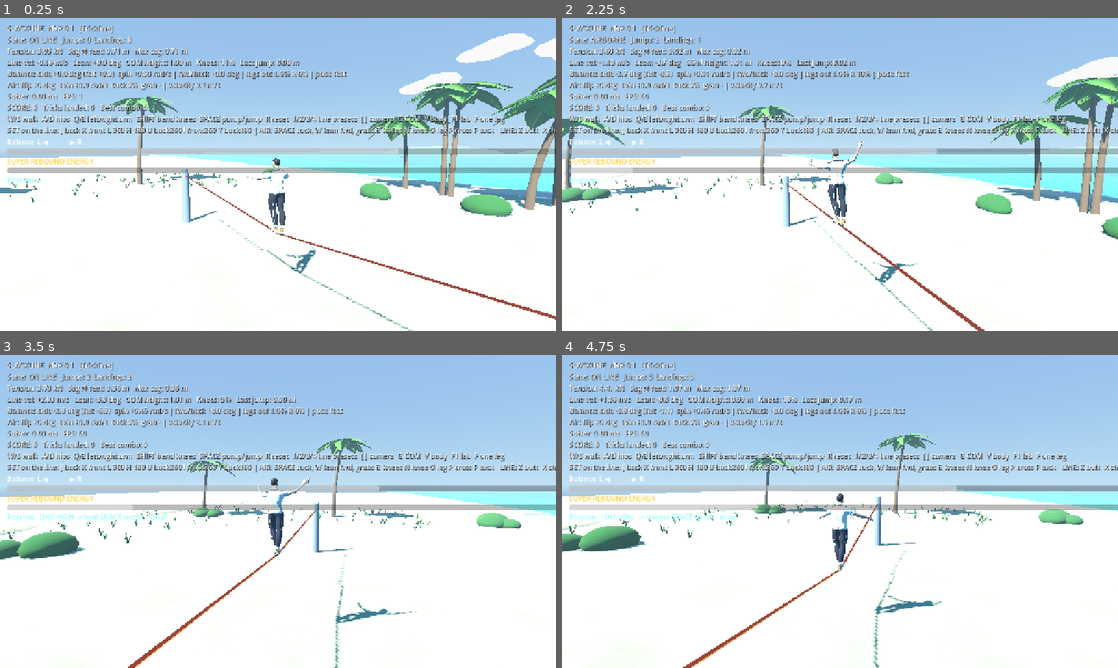
Above: before the commit, frames 1-4 (two rows, left to right).
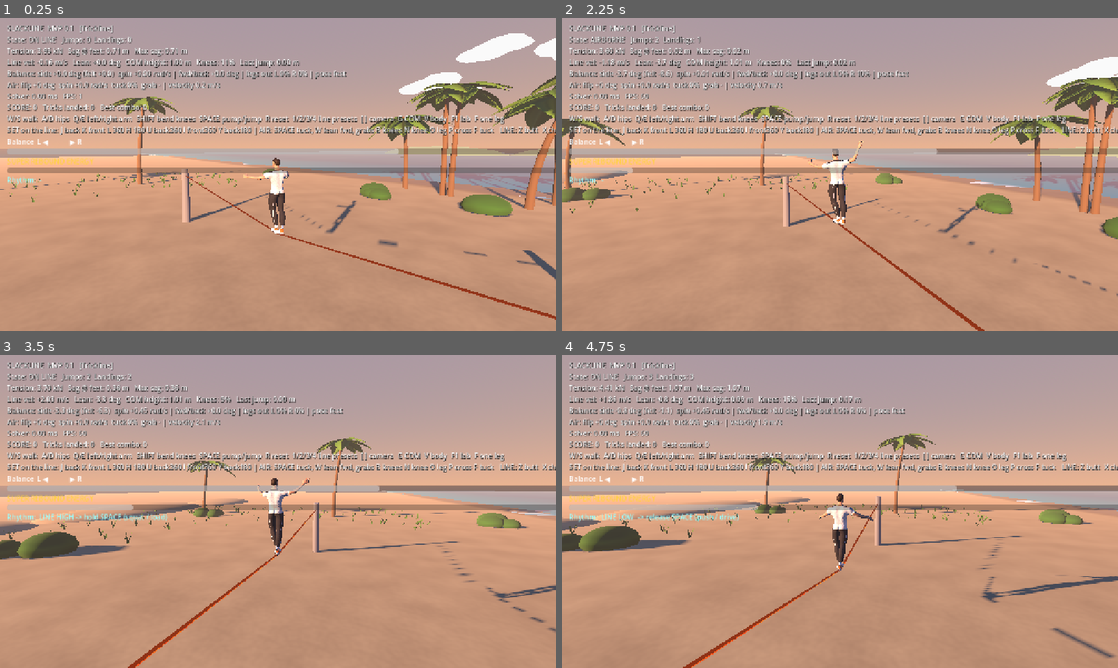
Above: after the commit, the same moments.

Repository: michaelemur/slackline
Game: Godot game, scene res://scenes/main.tscn
Two runs of this game, one before a commit and one after it. Both use one fixed random seed, a clock stepped at 60 frames per second and the inputs below.
Inputs (mouse positions are in pixels of both pictures, inside the frame that each line leads up to):
- Up to frame 1 (0.25 s): no input
- Up to frame 2 (2.25 s): tap Enter at 0.5 s; move the mouse to (962, 158) at 0.52 s; hold E (arm_right) 0.53-1.25 s; hold Space (body_tuck) 0.53-1.25 s; click (962, 158) at 0.67 s; drag from (728, 190) to (812, 237) at 1.27 s; move the mouse to (895, 105) at 2.02 s; hold E (arm_right) from 2.03 s (still down); hold ] (cam_orbit_right) from 2.03 s (still down)
- Up to frame 3 (3.5 s): release E (arm_right) at 2.75 s; release ] (cam_orbit_right) at 2.75 s; drag from (250, 574) to (111, 464) at 2.77 s
- Up to frame 4 (4.75 s): move the mouse to (1006, 558) at 3.52 s; hold Q (arm_left) 3.53-4.25 s; tap K (flip_front) at 3.6 s; drag from (673, 464) to (756, 433) at 4.27 s

The runs differ from the first frame. In frame 1, 95% of the frame differs, in the area x 0-100%, y 0-100%; in frame 2, 96%; in frame 3, 97%; in frame 4, 97%.

Commit message:
Warm the beach lighting and fix foam shader

Diff:
--- a/scripts/world/beach_environment.gd
+++ b/scripts/world/beach_environment.gd
@@ -41,7 +41,7 @@
 void fragment() {
 	float d = clamp((wpos.z - shore_z) / 30.0, 0.0, 1.0);
 	ALBEDO = mix(shallow, deep, d);
-	float foam = smoothstep(1.6, 0.0, wpos.z - shore_z) * (0.6 + 0.4 * sin(wpos.x * 1.7 + TIME * 2.0));
+	float foam = (1.0 - smoothstep(0.0, 1.6, wpos.z - shore_z)) * (0.6 + 0.4 * sin(wpos.x * 1.7 + TIME * 2.0));
 	ALBEDO = mix(ALBEDO, vec3(0.95), clamp(foam, 0.0, 1.0) * 0.8);
 	ROUGHNESS = 0.08;
 	METALLIC = 0.0;
@@ -122,6 +122,18 @@
 	return 24.0 + maxf(0.0, length - 15.0) * 0.05
 
 
+static func golden_hour_palette() -> Dictionary:
+	return {
+		"sun_elevation_degrees": 14.0,
+		"sun_color": Color(1.0, 0.72, 0.48),
+		"sky_top": Color(0.12, 0.26, 0.48),
+		"sky_horizon": Color(0.92, 0.53, 0.33),
+		"ground_horizon": Color(0.56, 0.31, 0.25),
+		"ground_bottom": Color(0.14, 0.20, 0.30),
+		"fog": Color(0.82, 0.68, 0.61),
+	}
+
+
 static func clearance_to_line(point: Vector3, length: float) -> float:
 	var closest_x := clampf(point.x, 0.0, maxf(length, 0.0))
 	return Vector2(point.x - closest_x, point.z).length()
@@ -180,14 +192,15 @@
 # ---------------------------------------------------------------------------
 
 func _build_sky() -> void:
+	var palette := golden_hour_palette()
 	var env := WorldEnvironment.new()
 	var e := Environment.new()
 	var sky := Sky.new()
 	var sm := ProceduralSkyMaterial.new()
-	sm.sky_top_color = Color(0.16, 0.42, 0.82)
-	sm.sky_horizon_color = Color(0.62, 0.80, 0.95)
-	sm.ground_horizon_color = Color(0.62, 0.80, 0.95)
-	sm.ground_bottom_color = Color(0.20, 0.35, 0.50)
+	sm.sky_top_color = palette["sky_top"]
+	sm.sky_horizon_color = palette["sky_horizon"]
+	sm.ground_horizon_color = palette["ground_horizon"]
+	sm.ground_bottom_color = palette["ground_bottom"]
 	sm.sun_angle_max = 20.0
 	sky.sky_material = sm
 	sky.radiance_size = Sky.RADIANCE_SIZE_64
@@ -199,15 +212,15 @@
 	e.tonemap_exposure = 0.9
 	# cheap aerial perspective: depth fog tinted like the horizon
 	e.fog_enabled = true
-	e.fog_light_color = Color(0.70, 0.84, 0.96)
+	e.fog_light_color = palette["fog"]
 	e.fog_density = 0.0035
 	e.fog_aerial_perspective = 0.6
 	env.environment = e
 	add_child(env)
 	var sun := DirectionalLight3D.new()
 	sun.name = "Sun"
-	sun.rotation_degrees = Vector3(-48, -150, 0)   # sun behind-left of the camera
-	sun.light_color = Color(1.0, 0.95, 0.85)
+	sun.rotation_degrees = Vector3(-float(palette["sun_elevation_degrees"]), -150.0, 0.0)
+	sun.light_color = palette["sun_color"]
 	sun.light_energy = 1.0
 	sun.shadow_enabled = true
 	sun.directional_shadow_max_distance = 45.0      # shadows only where they matter
--- a/tests/run_tests.gd
+++ b/tests/run_tests.gd
@@ -16,6 +16,7 @@
 	"res://tests/test_touch_controls.gd",
 	"res://tests/test_progression.gd",
 	"res://tests/test_line_config.gd",
+	"res://tests/test_environment_polish.gd",
 ]
 const SMOKE := "res://tests/test_gameplay_smoke.gd"
 
--- /dev/null
+++ b/tests/test_environment_polish.gd
@@ -0,0 +1,37 @@
+extends TestCase
+
+const BeachScript := preload("res://scripts/world/beach_environment.gd")
+
+
+func test_beach_uses_warm_low_sun_palette() -> void:
+	var palette: Dictionary = BeachScript.golden_hour_palette()
+	var sun_tint: Color = palette["sun_color"]
+	var horizon: Color = palette["sky_horizon"]
+	check(float(palette["sun_elevation_degrees"]) >= 10.0
+		and float(palette["sun_elevation_degrees"]) <= 18.0,
+		"sun is placed low for a golden-hour silhouette")
+	check(sun_tint.r > sun_tint.g and sun_tint.g > sun_tint.b, "sun tint is warm")
+	check(horizon.r > horizon.g and horizon.g > horizon.b,
+		"sky horizon fades to a warm color")
+	check(palette.has("ground_horizon") and palette.has("ground_bottom") and palette.has("fog"),
+		"sky, ground and atmosphere share the beach palette")
+	var beach: BeachEnvironment = BeachScript.new()
+	beach._build_sky()
+	var sun_light: DirectionalLight3D = beach.get_node("Sun")
+	var worlds := beach.find_children("*", "WorldEnvironment", false, false)
+	check(not worlds.is_empty(), "beach creates a world environment")
+	if not worlds.is_empty():
+		var world := worlds[0] as WorldEnvironment
+		var sky_material := world.environment.sky.sky_material as ProceduralSkyMaterial
+		check(absf(sun_light.rotation_degrees.x + float(palette["sun_elevation_degrees"])) < 0.01
+			and absf(sun_light.light_color.g - sun_light.light_color.b) > 0.1
+			and sky_material.sky_horizon_color == horizon,
+			"created sky and sun use the golden-hour profile")
+	beach.free()
+
+
+func test_ocean_foam_uses_defined_smoothstep_edges() -> void:
+	check(BeachScript.OCEAN_SHADER.contains("1.0 - smoothstep(0.0, 1.6, wpos.z - shore_z)"),
+		"foam fades with ordered smoothstep edges on mobile shader compilers")
+	check(not BeachScript.OCEAN_SHADER.contains("smoothstep(1.6, 0.0"),
+		"undefined reversed smoothstep edges are removed")
Not shown, added: tests/test_environment_polish.gd.uid
Not shown, changed: docs/AUTONOMOUS_DEVELOPMENT_LOG.md
